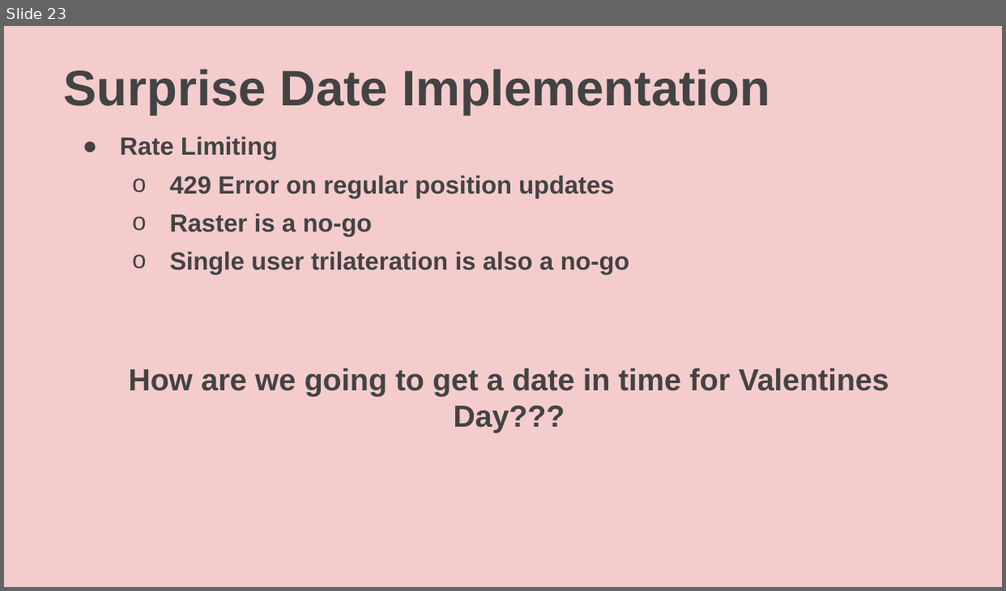
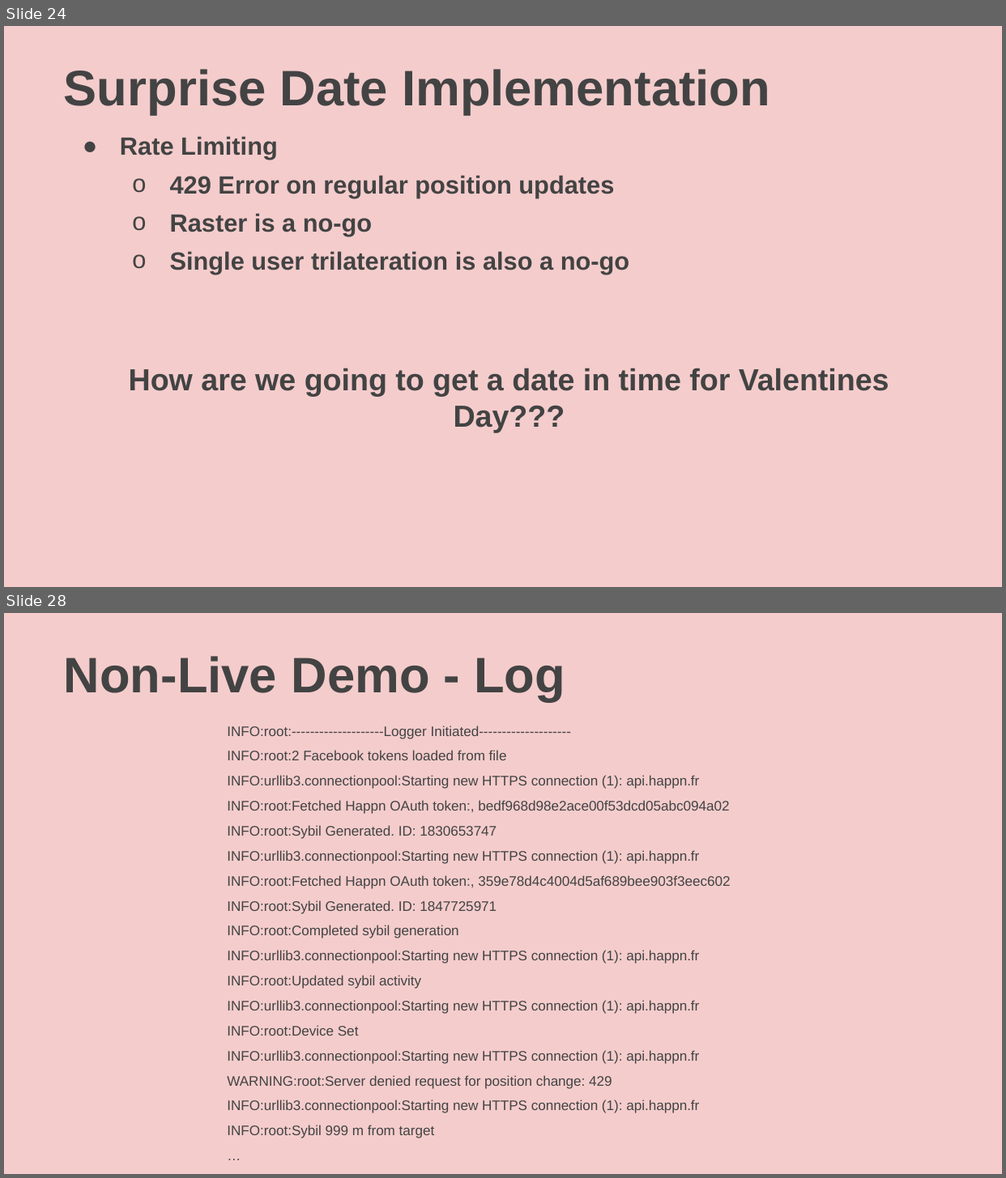
Before and after one commit to rickhousley/creepr, a slide deck: docs/slides.pptx. Shown one above the other, each under a label of ours: slide 23 before the commit, slides 24 and 28 after it; the slides between them are not shown. The pictures are 1006x591 and 1006x1178 pixels, drawn with LibreOffice and Linux fonts; fonts in the diff are those of the drawing. Boxes give left, top, right and bottom in pixels: in the first picture for what was removed or moved away, otherwise in the second. Text is boxed around its words. In the diff, an @@ line names an element or a change of style, - is before the commit and + after.

```diff
--- a/docs/slides.pptx
+++ b/docs/slides.pptx
@@ slide 28 added at [4,613,1002,1174], background #F4CCCC @@
@@ title added at [64,656,565,701], 36 pt, text #434343, bold @@
+Non-Live Demo - Log
@@ text added at [227,726,730,1139], 10 pt, text #434343 @@
+INFO:root:--------------------Logger Initiated--------------------
+INFO:root:2 Facebook tokens loaded from file
+INFO:urllib3.connectionpool:Starting new HTTPS connection (1): api.happn.fr
+INFO:root:Fetched Happn OAuth token:, bedf968d98e2ace00f53dcd05abc094a02
+INFO:root:Sybil Generated. ID: 1830653747
+INFO:urllib3.connectionpool:Starting new HTTPS connection (1): api.happn.fr
+INFO:root:Fetched Happn OAuth token:, 359e78d4c4004d5af689bee903f3eec602
+INFO:root:Sybil Generated. ID: 1847725971
+INFO:root:Completed sybil generation
+INFO:urllib3.connectionpool:Starting new HTTPS connection (1): api.happn.fr
+INFO:root:Updated sybil activity
+INFO:urllib3.connectionpool:Starting new HTTPS connection (1): api.happn.fr
+INFO:root:Device Set
+INFO:urllib3.connectionpool:Starting new HTTPS connection (1): api.happn.fr
+WARNING:root:Server denied request for position change: 429
+INFO:urllib3.connectionpool:Starting new HTTPS connection (1): api.happn.fr
+INFO:root:Sybil 999 m from target
+…
@@ what was slide 23 is now slide 24 @@
```
Also in this commit, not shown: 3 slides changed, 4 other slides added, 1 slide removed, 2 other files.
